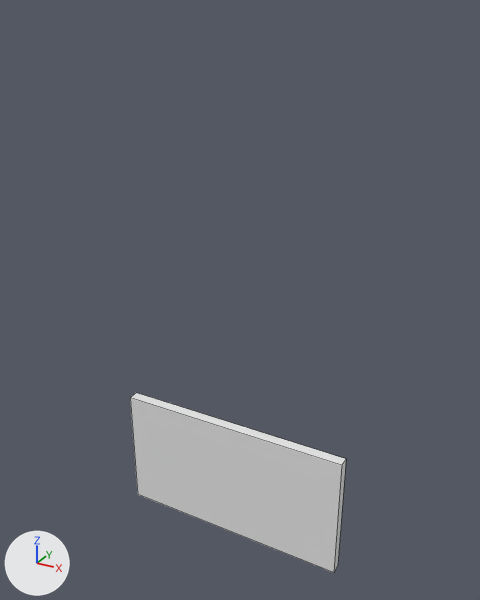
Two versions of the Blender file Art/LeoArt/billboard.blend, one commit apart.
Rendered twice from a camera (50 mm lens) standing at (16.1, -28.1, 25.9) and looking at (0.3, 0.6, 11.6). Lighting does not change. The marker at lower left points along +X, +Y and +Z. The picture after the commit comes second. Mesh edges are drawn as thin lines.
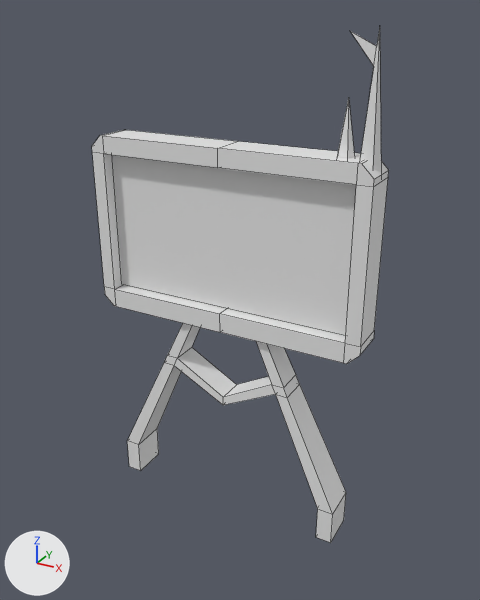
Commit message: billboard update

Where the newer file only moved an object's origin or applied its transform, the numbers keep the older frame.

Where the change shows, as pixel boxes [x1, y1, x2, y2] in the pictures (480 x 600 px):
'Cube', moved
    before: [130, 393, 346, 573]
    after: [112, 155, 356, 336]
'Cube.001', added
    after: [92, 130, 389, 364]
'Cube.002', added
    after: [127, 323, 346, 543]
'Cube.003', added
    after: [351, 28, 381, 172]
'Cube.004', added
    after: [337, 98, 355, 159]

What the commit changed:
me_cube is used by ob_cube; location (0.0, 0.0, 0.0); scale (6.96, 0.319, 3.76).
me_cube had 8 vertices, 6 faces and spanned x -1.0..1.0, y -1.0..1.0, z -1.0..1.0.
me_cube now has 8 vertices, 6 faces and spans x -1.0..1.0, y -1.0..1.0, z 3.01..5.01.
me_cube part 1: the whole mesh is moved by (0.0, 0.0, 4.01).
Mesh me_cube_004 is new.
It is a 5-sided cone pointing to +z spanning x 6.51..7.6, y -0.46..0.57, z 19.0..22.4.
Mesh me_cube_003 is new.
It has 16 vertices, 12 faces and spans x 5.81..7.6, y -0.46..0.57, z 19.0..25.25.
Mesh me_cube_002 is new.
It has 44 vertices, 43 faces and spans x -6.89..6.89, y -1.0..1.0, z -1.0..10.65.
Mesh me_cube_001 is new.
It has 28 vertices, 24 faces and spans x 0.0..7.66, y -1.0..1.0, z 10.23..19.87.
Object 'Cube.004' (ob_cube_004) is new; it shows me_cube_004.
Its location is (-1.13, 0.0, 0.0).
Object 'Cube.003' (ob_cube_003) is new; it shows me_cube_003.
Its location is (0.0, 0.0, 0.0).
Object 'Cube.002' (ob_cube_002) is new; it shows me_cube_002.
Its location is (0.0, 0.0, 0.0).
Object 'Cube.001' (ob_cube_001) is new; it shows me_cube_001.
Its location is (0.0, 0.0, 0.0).
It gains a MIRROR modifier named 'Mirror'.
Modifier setting: use_clip = True.
